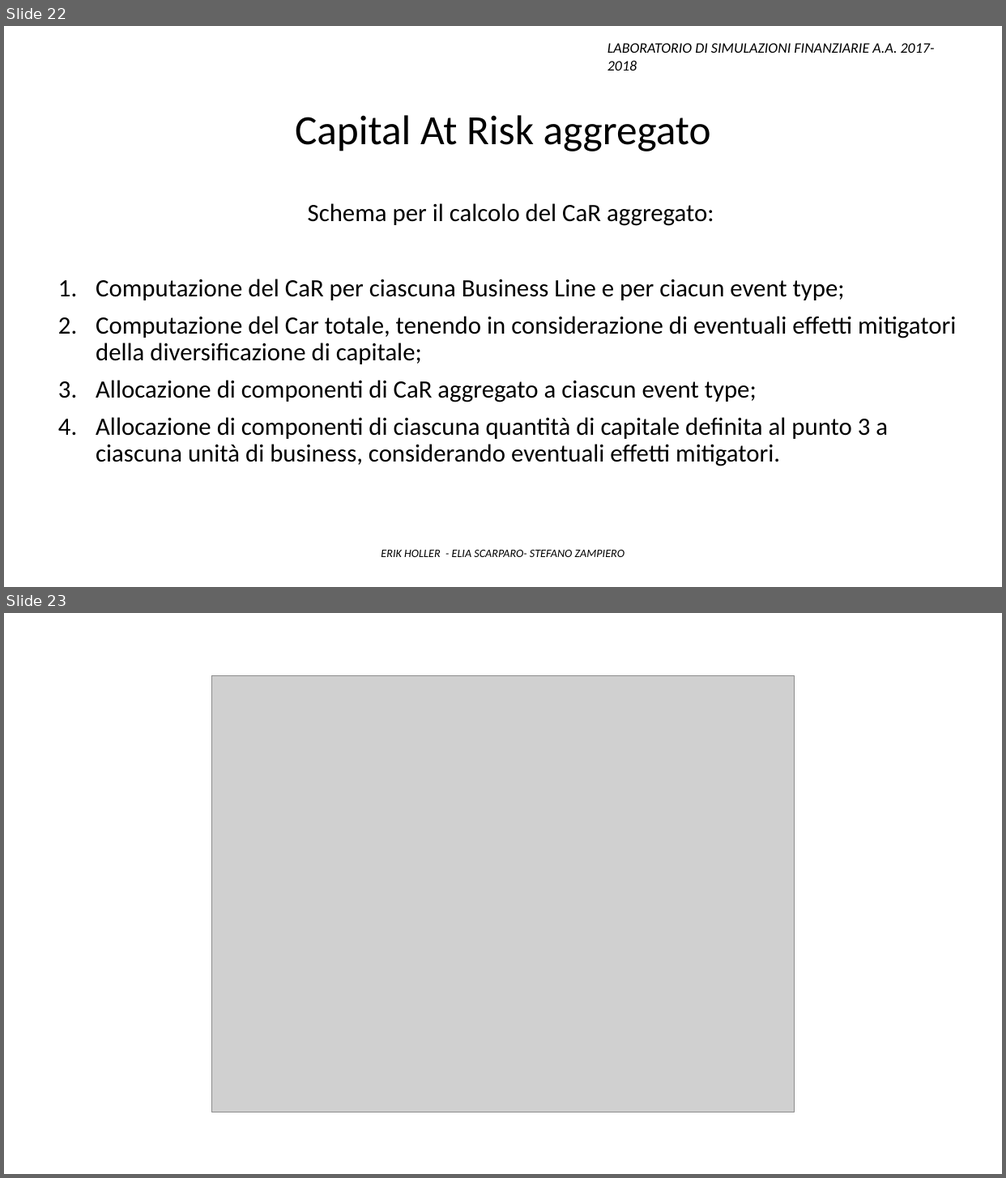
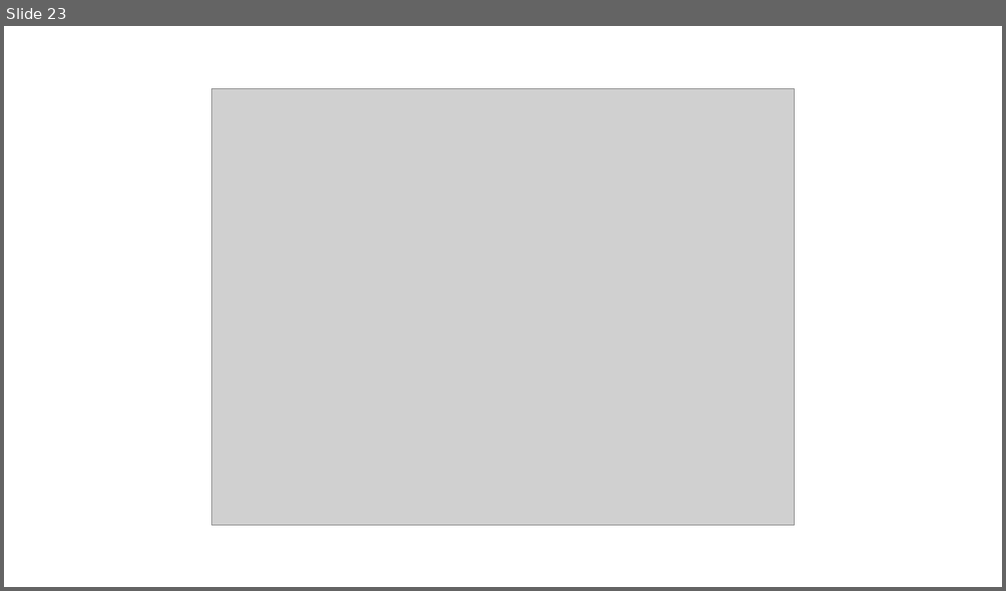
Before and after one commit to Stegirsanov/Laboratorio-di-simulazioni-finanziarie-project, a slide deck: Presentazione ppt/Presentazione_finale.pptx. Shown one above the other, each under a label of ours: slides 22 and 23 before the commit, slide 23 after it. The pictures are 1006x1178 and 1006x591 pixels, drawn with LibreOffice and Linux fonts; fonts in the diff are those of the drawing; grey boxes stand for pictures. Boxes give left, top, right and bottom in pixels: in the first picture for what was removed or moved away, otherwise in the second. Text is boxed around its words. In the diff, an @@ line names an element or a change of style, - is before the commit and + after.

```diff
--- a/Presentazione ppt/Presentazione_finale.pptx
+++ b/Presentazione ppt/Presentazione_finale.pptx
@@ slide 22 removed at [4, 26, 1002, 587], background #FFFFFF @@
@@ text removed at [607, 43, 935, 71] @@
-LABORATORIO DI SIMULAZIONI FINANZIARIE A.A. 2017-2018
@@ text removed at [295, 115, 711, 152] @@
-Capital At Risk aggregato
@@ text removed at [96, 203, 956, 467] @@
-Schema per il calcolo del CaR aggregato:
-1. Computazione del CaR per ciascuna Business Line e per ciacun event type;
-2. Computazione del Car totale, tenendo in considerazione di eventuali effetti mitigatori della diversificazione di capitale;
-3. Allocazione di componenti di CaR aggregato a ciascun event type;
-4. Allocazione di componenti di ciascuna quantità di capitale definita al punto 3 a ciascuna unità di business, considerando eventuali effetti mitigatori.
@@ text removed at [381, 550, 624, 557] @@
-ERIK HOLLER - ELIA SCARPARO- STEFANO ZAMPIERO
```
Also in this commit, not shown: 5 slides changed, 1 slide added, 2 other files.
